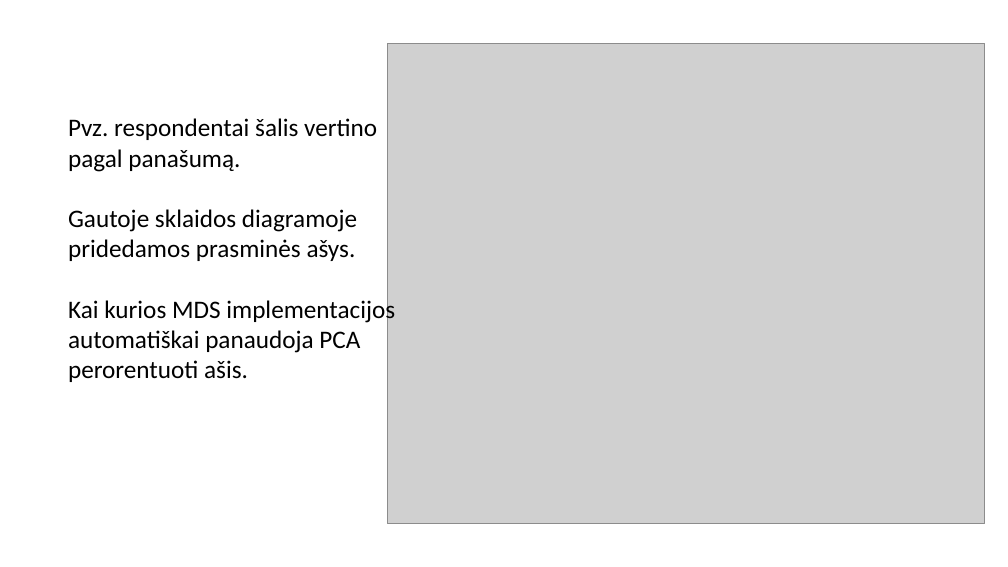
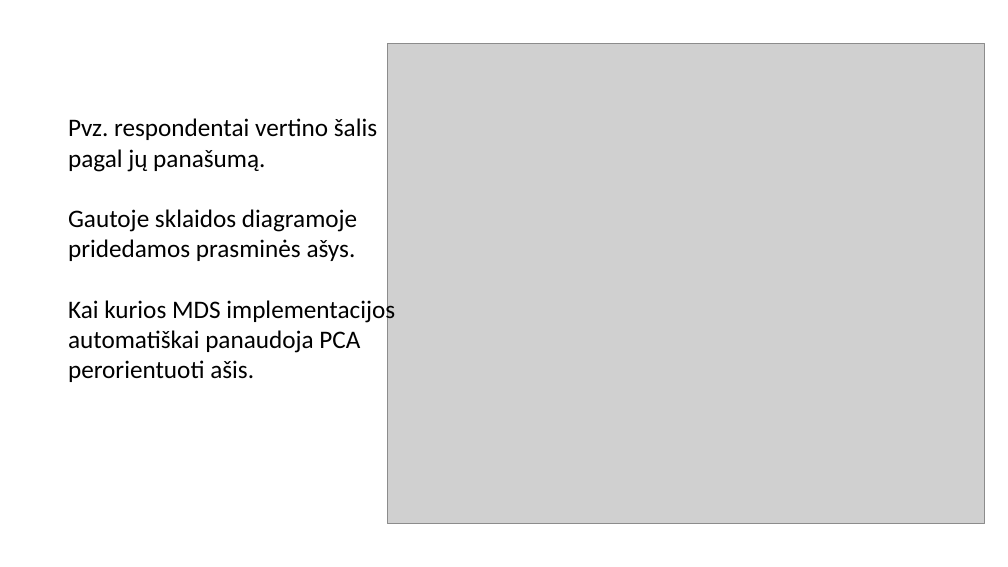
Before and after one commit to dovmar/PDVS, a slide deck: slide 28 of MDS/MDS_pristatymas.pptx. Drawn at 1008x567 pixels with LibreOffice and Linux fonts; fonts in the diff are those of the drawing; grey boxes stand for pictures. Boxes give left, top, right and bottom in pixels: in the first picture for what was removed or moved away, otherwise in the second. Text is boxed around its words. In the diff, an @@ line names an element or a change of style, - is before the commit and + after.

```diff
--- a/MDS/MDS_pristatymas.pptx
+++ b/MDS/MDS_pristatymas.pptx
@@ text at <box>68,118,377,172</box>: text changed @@
-Pvz. respondentai šalis vertino pagal panašumą.
+Pvz. respondentai vertino šalis pagal jų panašumą.
@@ text at <box>68,297,395,382</box>: text changed @@
-Kai kurios MDS implementacijos automatiškai panaudoja PCA perorentuoti ašis.
+Kai kurios MDS implementacijos automatiškai panaudoja PCA perorientuoti ašis.
```
Also in this commit, not shown: 10 other slides changed, 3 other files.
